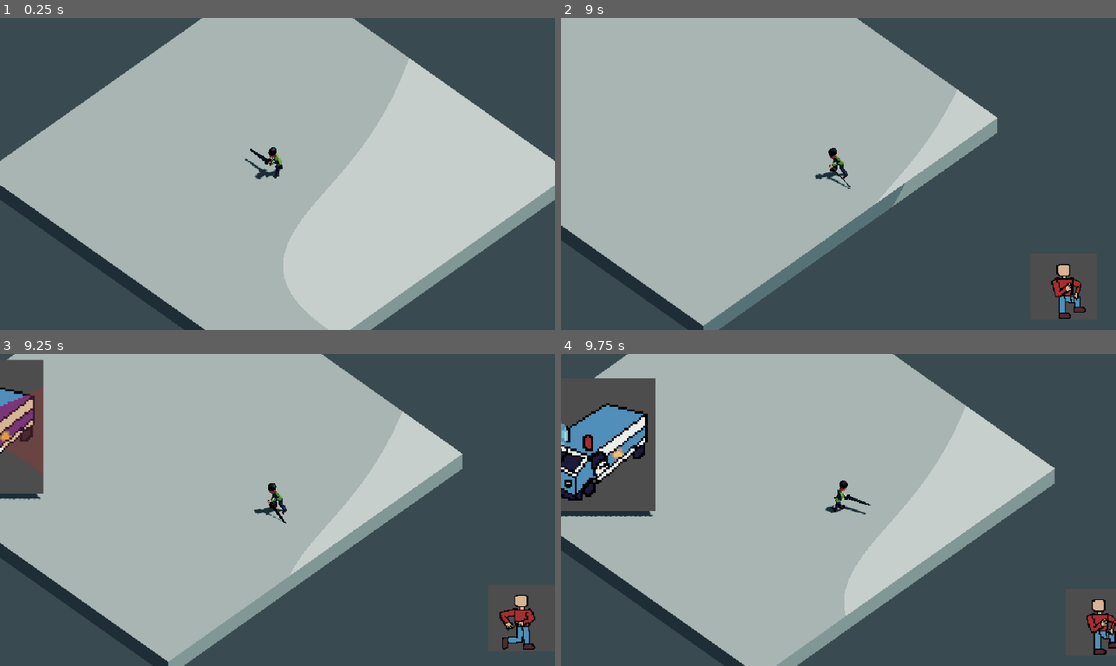
Above: before the commit, frames 1-4 (two rows, left to right).
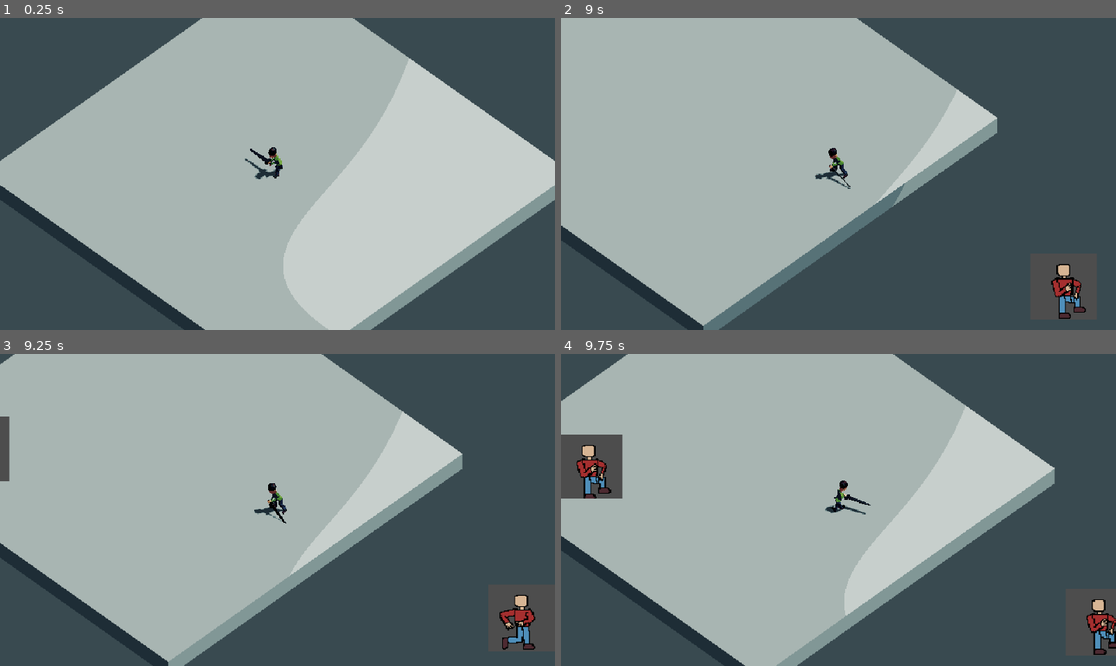
Above: after the commit, the same moments.

Repository: LargeMitchell/GMTKJAM2024
Game: Godot game, scene res://core/root.tscn
Same seed, same stepped clock (60 frames per second), same inputs: the game is played once before the commit and once after it.
Inputs (mouse positions are in pixels of both pictures, inside the frame that each line leads up to):
- Up to frame 1 (0.25 s): no input
- Up to frame 2 (9 s): move the mouse to (960, 158) at 0.52 s; press the mouse at (960, 158) at 0.53 s; hold D (right) 0.53-1.28 s; move the mouse to (727, 189) at 1.27 s; release the mouse at (727, 189) at 1.28 s; hold S (down) 1.28-2.03 s; click (727, 189) at 1.35 s; move the mouse to (894, 105) at 2.02 s; press the mouse at (894, 105) at 2.03 s; hold D (right) 2.03-2.78 s; move the mouse to (810, 236) at 2.77 s; release the mouse at (810, 236) at 2.78 s; hold W (up) 2.78-3.53 s; click (810, 236) at 2.85 s; move the mouse to (1005, 220) at 3.52 s; press the mouse at (1005, 220) at 3.53 s; hold A (left) 3.53-5.03 s; move the mouse to (672, 127) at 4.27 s; release the mouse at (672, 127) at 4.28 s; click (672, 127) at 4.35 s; move the mouse to (866, 174) at 5.02 s; press the mouse at (866, 174) at 5.03 s; hold S (down) 5.03-5.78 s; move the mouse to (755, 96) at 5.77 s; release the mouse at (755, 96) at 5.78 s; hold D (right) 5.78-6.53 s; click (755, 96) at 5.85 s; move the mouse to (960, 158) at 6.52 s; press the mouse at (960, 158) at 6.53 s; hold W (up) 6.53-7.28 s; move the mouse to (727, 189) at 7.27 s; release the mouse at (727, 189) at 7.28 s; hold D (right) 7.28-8.03 s; click (727, 189) at 7.35 s; move the mouse to (894, 105) at 8.02 s; press the mouse at (894, 105) at 8.03 s; hold S (down) 8.03-8.78 s; move the mouse to (810, 236) at 8.77 s; release the mouse at (810, 236) at 8.78 s; hold A (left) from 8.78 s (still down); click (810, 236) at 8.85 s
- Up to frame 3 (9.25 s): keep holding A (left)
- Up to frame 4 (9.75 s): move the mouse to (1005, 556) at 9.52 s; release A (left) at 9.53 s; press the mouse at (1005, 556) at 9.53 s; hold W (up) from 9.53 s (still down)

Frames 1-2 are identical in both runs. In frame 3, 3.3% of the frame differs, in the area x 0-8%, y 1-47%; in frame 4, 6.9%, in the area x 0-18%, y 7-53%.

Commit message:
[ADDED] Mech enemy added to the game

Diff:
--- /dev/null
+++ b/enemy/mech_enemy.tscn
@@ -0,0 +1,47 @@
+[gd_scene load_steps=6 format=3 uid="uid://idku8ihkmsn0"]
+
+[ext_resource type="PackedScene" uid="uid://dgjew46k3n48m" path="res://enemy/Test_Enemy.tscn" id="1_ww2a5"]
+[ext_resource type="Texture2D" uid="uid://eb2jhqxc2eek" path="res://assets/EnemySpriteSheets/Mech.png" id="2_leste"]
+
+[sub_resource type="AtlasTexture" id="AtlasTexture_nkrvi"]
+atlas = ExtResource("2_leste")
+region = Rect2(0, 0, 64, 64)
+
+[sub_resource type="AtlasTexture" id="AtlasTexture_m4xka"]
+atlas = ExtResource("2_leste")
+region = Rect2(64, 0, 64, 64)
+
+[sub_resource type="SpriteFrames" id="SpriteFrames_07j8o"]
+animations = [{
+"frames": [{
+"duration": 1.0,
+"texture": SubResource("AtlasTexture_nkrvi")
+}, {
+"duration": 1.0,
+"texture": SubResource("AtlasTexture_m4xka")
+}],
+"loop": true,
+"name": &"default",
+"speed": 5.0
+}]
+
+[node name="PoliceEnemy" instance=ExtResource("1_ww2a5")]
+
+[node name="Mesh" parent="." index="0"]
+visible = false
+
+[node name="AnimatedSprite3D" parent="." index="1"]
+transform = Transform3D(1, 0, 0, 0, 1, 0, 0, 0, 1, 0, 2.09362, 0)
+pixel_size = 0.2
+billboard = 1
+alpha_cut = 3
+texture_filter = 0
+sprite_frames = SubResource("SpriteFrames_07j8o")
+frame_progress = 0.0498104
+speed_scale = 2.0
+
+[node name="Collisions" parent="." index="2"]
+transform = Transform3D(1.1, 0, 0, 0, 1.1, 0, 0, 0, 1.1, 0.193729, 1.4651, -0.203162)
+
+[node name="CollisionShape3D" parent="Area3D" index="0"]
+transform = Transform3D(1.1, 0, 0, 0, 1.1, 0, 0, 0, 1.1, 0.236895, 1.38938, -0.295024)
--- a/level/game.tscn
+++ b/level/game.tscn
@@ -1,10 +1,11 @@
-[gd_scene load_steps=10 format=3 uid="uid://cv5kifmiko3rv"]
+[gd_scene load_steps=11 format=3 uid="uid://cv5kifmiko3rv"]
 
 [ext_resource type="PackedScene" uid="uid://cegcdd5xqqw3q" path="res://shaders/post_process.tscn" id="1_8ksxa"]
 [ext_resource type="PackedScene" uid="uid://b1rdfvdglybqv" path="res://player/player.tscn" id="2_dtir2"]
 [ext_resource type="PackedScene" uid="uid://7q3h73glx305" path="res://enemy/enemy_spawner.tscn" id="3_0e8c0"]
 [ext_resource type="PackedScene" uid="uid://cg4rewyg0240p" path="res://enemy/guy_enemy.tscn" id="4_4w2yv"]
 [ext_resource type="PackedScene" uid="uid://cii4fs0hd3iix" path="res://enemy/police_enemy.tscn" id="5_uqe5y"]
+[ext_resource type="PackedScene" uid="uid://idku8ihkmsn0" path="res://enemy/mech_enemy.tscn" id="6_y0h1n"]
 
 [sub_resource type="ProceduralSkyMaterial" id="ProceduralSkyMaterial_dnfjm"]
 sky_horizon_color = Color(0.64625, 0.65575, 0.67075, 1)
@@ -53,4 +54,4 @@
 SpawnInterval = 4
 SpawnRange = 30.0
 Enabled = true
-EnemiesAvailable = Array[PackedScene]([ExtResource("4_4w2yv"), ExtResource("5_uqe5y")])
+EnemiesAvailable = Array[PackedScene]([ExtResource("4_4w2yv"), ExtResource("5_uqe5y"), ExtResource("6_y0h1n")])
Binary file added: assets/EnemySpriteSheets/Mech.png
Not shown, added: assets/EnemySpriteSheets/Mech.png.import
